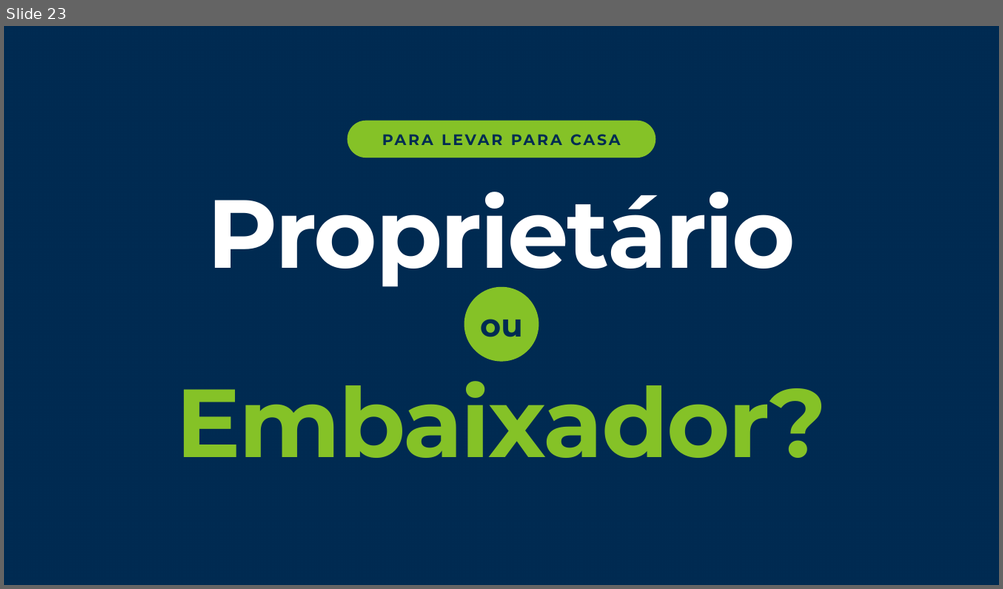
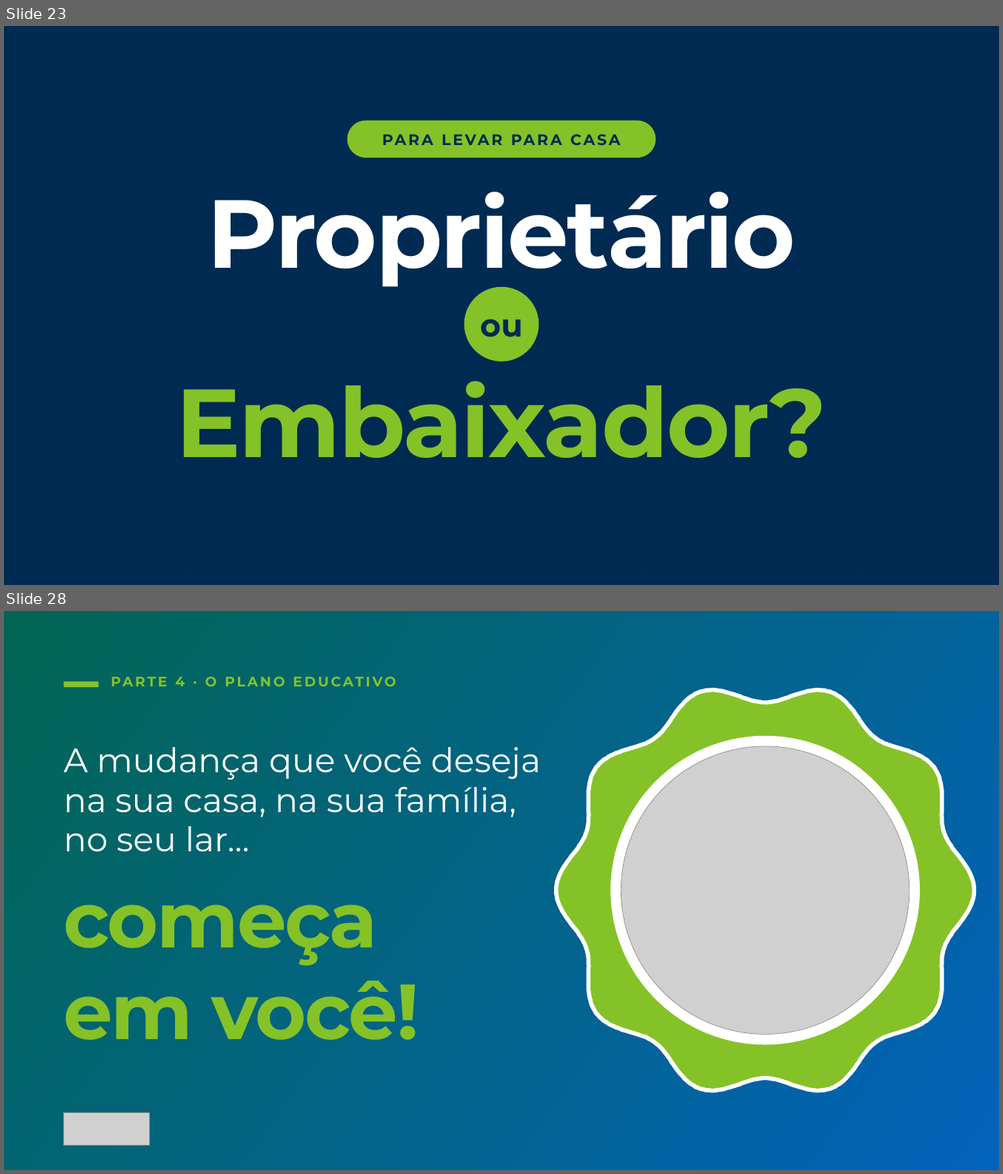
Before and after one commit to freelasrabbit-sys/logo, a slide deck: apresentacoes/aula-2/aula-2-integra.pptx. Shown one above the other, each under a label of ours: slide 23 before the commit, slides 23 and 28 after it; the slides between them are not shown. The pictures are 1003x589 and 1003x1174 pixels, drawn with LibreOffice and Linux fonts; fonts in the diff are those of the drawing; grey boxes stand for pictures; background and template pictures are left out. Boxes give left, top, right and bottom in pixels: in the first picture for what was removed or moved away, otherwise in the second. Text is boxed around its words. In the diff, an @@ line names an element or a change of style, - is before the commit and + after.

```diff
--- a/apresentacoes/aula-2/aula-2-integra.pptx
+++ b/apresentacoes/aula-2/aula-2-integra.pptx
@@ slide 28 added at box(4, 611, 999, 1170), background #FFFFFF @@
@@ rectangle added at box(4, 611, 999, 1170), fill gradient #036554 to #0263BA @@
@@ text added at box(175, 677, 217, 686), 20 pt, text #85C227, bold @@
+PARTE 4 · O PLANO EDUCATIVO
@@ rectangle added at box(64, 681, 99, 687), fill #85C227 @@
@@ freeform shape added at box(556, 681, 973, 1099), fill #85C227, outline #FFFFFF 6 pt @@
@@ ellipse added at box(610, 736, 919, 1045), fill #FFFFFF @@
@@ text added at box(64, 747, 540, 1040), 49 pt, text #FFFFFF @@
+A mudança que você deseja
+na sua casa, na sua família,
+no seu lar…
+começa
+em você!
@@ picture added at box(620, 746, 909, 1035) @@
@@ picture added at box(64, 1113, 149, 1145) @@
```
Also in this commit, not shown: 10 slides changed, 16 other slides added, 2 other files.
